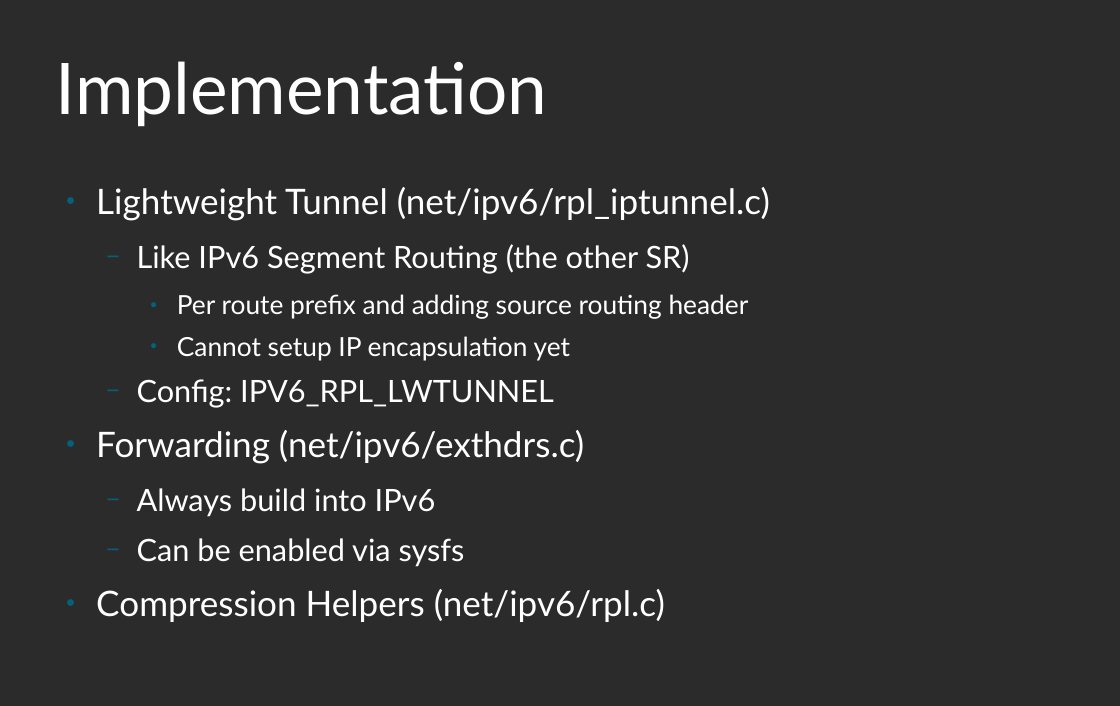
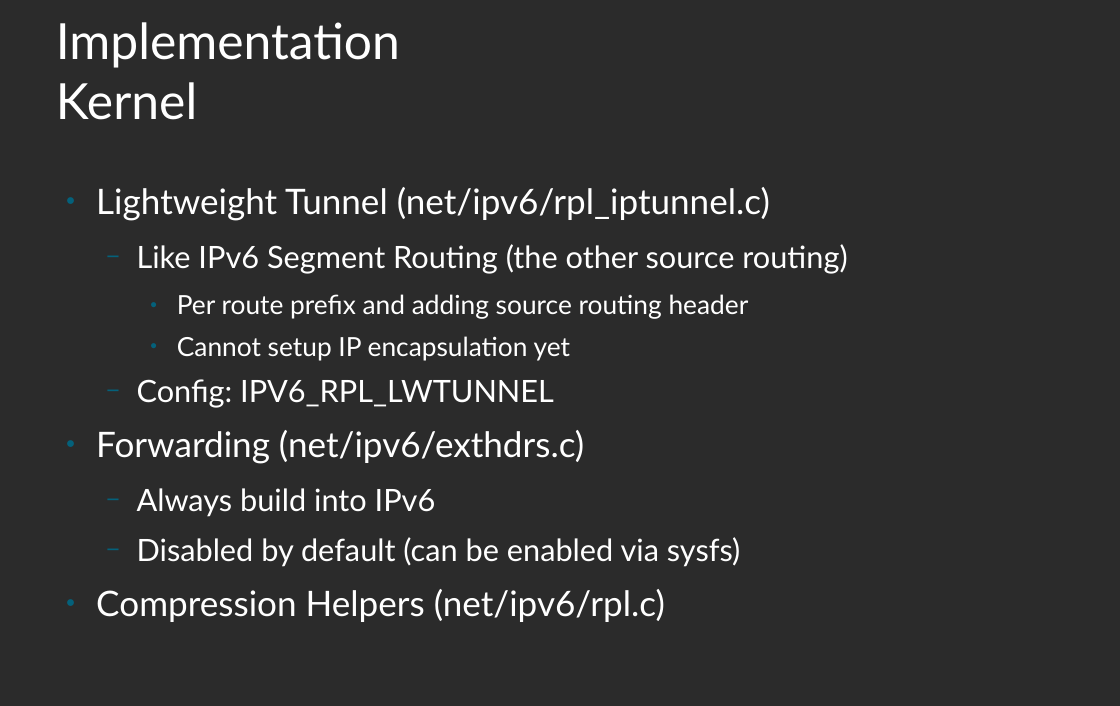
Before and after one commit to linux-wpan/wpan-misc, a slide deck: slide 8 of conferences/netdev_0x14/slides/slides.odp. Drawn at 1120x706 pixels with LibreOffice and Linux fonts; fonts in the diff are those of the drawing; background and template pictures are left out; a plain dark background stands for a picture behind light text. Boxes give left, top, right and bottom in pixels: in the first picture for what was removed or moved away, otherwise in the second. Text is boxed around its words. In the diff, an @@ line names an element or a change of style, - is before the commit and + after.

```diff
--- a/conferences/netdev_0x14/slides/slides.odp
+++ b/conferences/netdev_0x14/slides/slides.odp
@@ title at <box>56,22,400,120</box>: text changed; size 60 to 42 pt @@
-Implementation
+Implementation
+Kernel
@@ text at <box>137,244,847,274</box>: text changed @@
-  − Like IPv6 Segment Routing (the other SR)
+  − Like IPv6 Segment Routing (the other source routing)
@@ text at <box>137,537,741,567</box>: text changed @@
-  − Can be enabled via sysfs
+  − Disabled by default (can be enabled via sysfs)
```
Also in this commit, not shown: 6 other slides changed.
